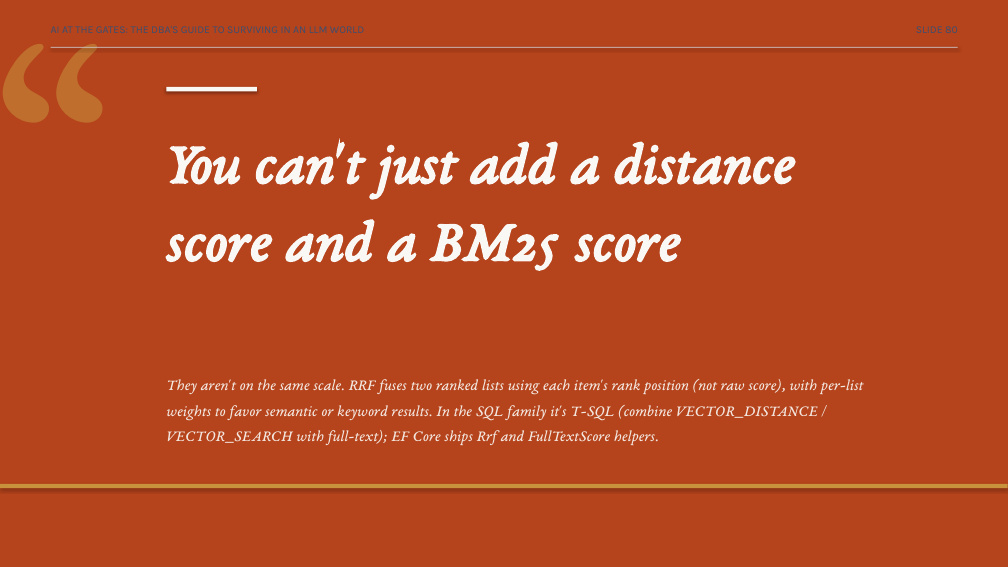
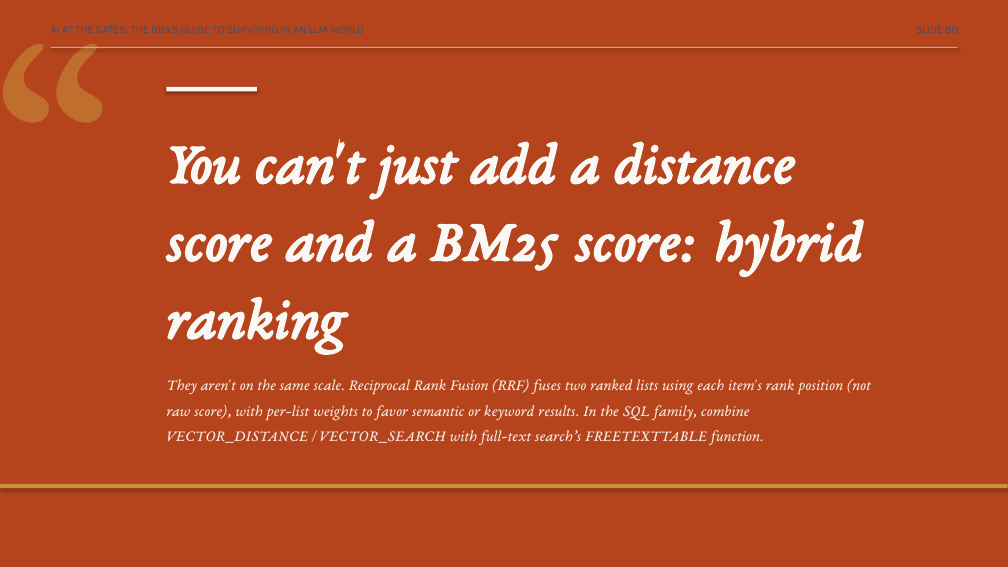
Before and after one commit to feaselkl/AI-at-the-Gates, a slide deck: slide 80 of slides/scenic-city-aigates-precon.pptx. Drawn at 1008x567 pixels with LibreOffice and Linux fonts; fonts in the diff are those of the drawing. Boxes give left, top, right and bottom in pixels: in the first picture for what was removed or moved away, otherwise in the second. Text is boxed around its words. In the diff, an @@ line names an element or a change of style, - is before the commit and + after.

```diff
--- a/slides/scenic-city-aigates-precon.pptx
+++ b/slides/scenic-city-aigates-precon.pptx
@@ text at [166, 138, 862, 352]: text changed @@
-You can't just add a distance score and a BM25 score
+You can't just add a distance score and a BM25 score: hybrid ranking
@@ text at [166, 379, 871, 445]: text changed @@
-They aren't on the same scale. RRF fuses two ranked lists using each item's rank position (not raw score), with per-list weights to favor semantic or keyword results. In the SQL family it's T-SQL (combine VECTOR_DISTANCE / VECTOR_SEARCH with full-text); EF Core ships Rrf and FullTextScore helpers.
+They aren't on the same scale. Reciprocal Rank Fusion (RRF) fuses two ranked lists using each item's rank position (not raw score), with per-list weights to favor semantic or keyword results. In the SQL family, combine VECTOR_DISTANCE / VECTOR_SEARCH with full-text search’s FREETEXTTABLE function.
```
Also in this commit, not shown: 71 other slides changed, 2 slides added, 2 slides removed.
